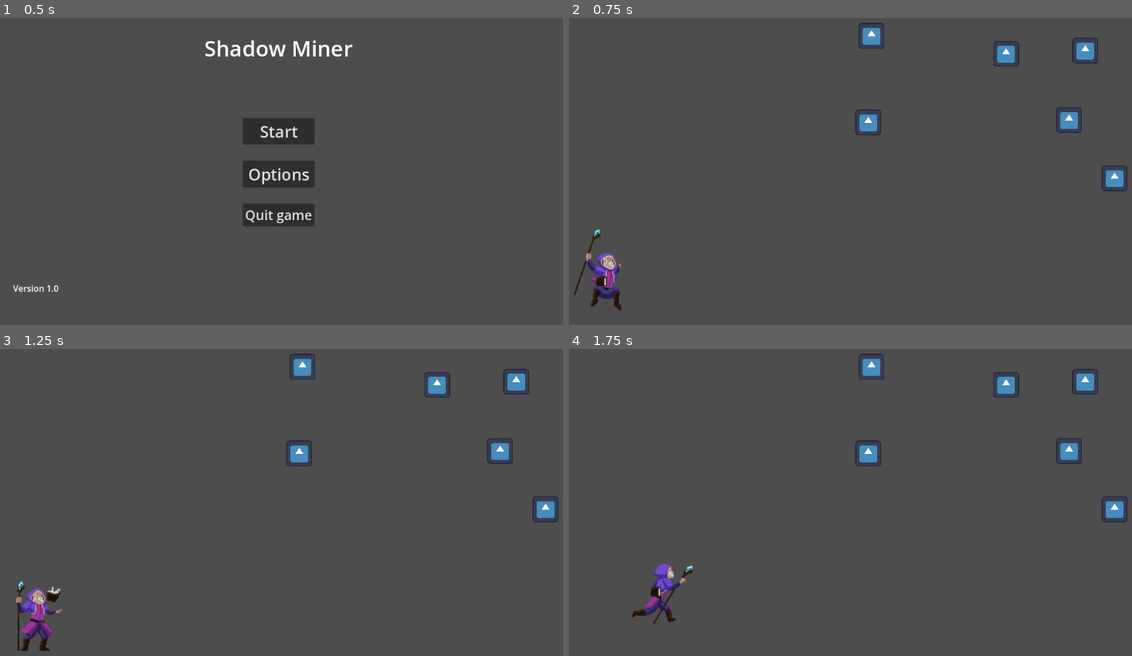
Above: before the commit, frames 1-4 (two rows, left to right).
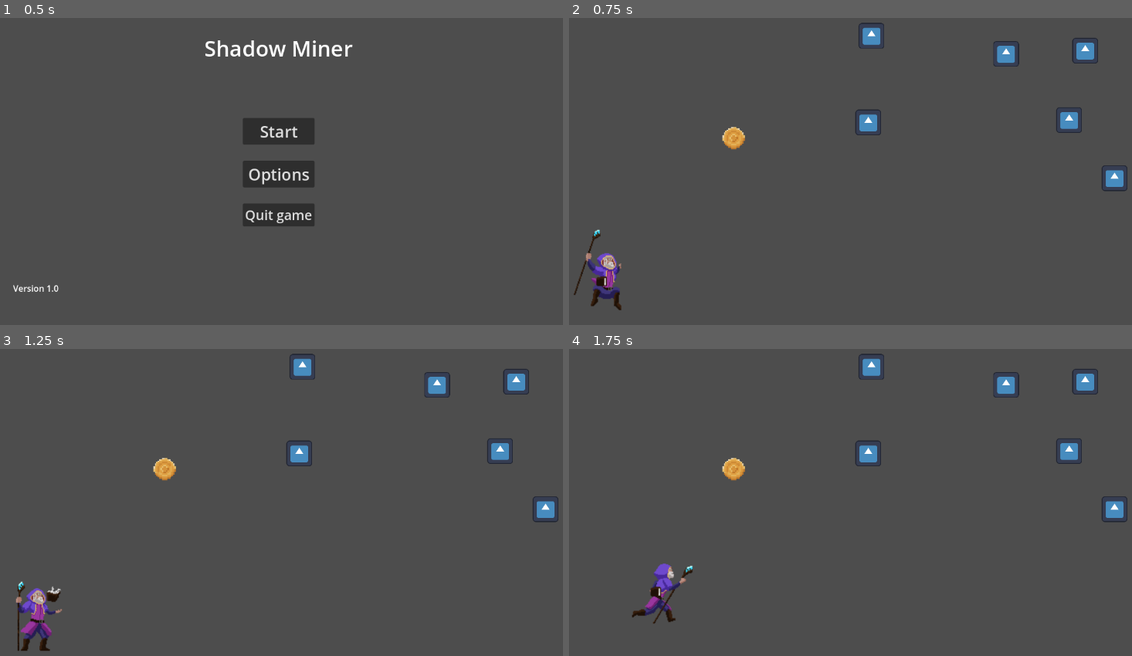
Above: after the commit, the same moments.

Repository: Aditya-1301/ShadowMiner
Game: Godot game, scene res://scenes/main_menu.tscn
Same seed, same stepped clock (60 frames per second), same inputs: the game is played once before the commit and once after it. The engine's default icon, where the game draws it, is replaced by a stand-in: a white triangle on a blue panel in a dark square.
Inputs (mouse positions are in pixels of both pictures, inside the frame that each line leads up to):
- Up to frame 1 (0.5 s): no input
- Up to frame 2 (0.75 s): click "Start" at 0.5 s
- Up to frame 3 (1.25 s): no input
- Up to frame 4 (1.75 s): tap Enter (aim_set) at 1.25, 1.35 s; move the mouse to (979, 477) at 1.27 s; hold Right (ui_right) from 1.28 s (still down); tap Space (jump) at 1.52 s

Frame 1 is identical in both runs. In frame 2, 0.2% of the frame differs, in the area x 27-32%, y 35-43%; in frame 3, 0.2%; in frame 4, 0.2%.

Commit message:
Add first time
Needs one last thing. Teleport the item randomly to another location in vicinity (resuing scenes rn!!)

Diff:
--- /dev/null
+++ b/scenes/coin.tscn
@@ -0,0 +1,32 @@
+[gd_scene load_steps=5 format=3 uid="uid://dkd8vb1lkvea6"]
+
+[ext_resource type="Script" path="res://scripts/Coin.gd" id="1_ilwqp"]
+[ext_resource type="Texture2D" uid="uid://ba1xwehl4v7jp" path="res://assets/Items/RPGIcons.png" id="2_030sr"]
+
+[sub_resource type="CircleShape2D" id="CircleShape2D_0ttj7"]
+radius = 27.2947
+
+[sub_resource type="CircleShape2D" id="CircleShape2D_dq1w1"]
+radius = 35.0143
+
+[node name="Coin" type="RigidBody2D"]
+collision_layer = 8
+collision_mask = 8
+can_sleep = false
+linear_damp = 5.0
+script = ExtResource("1_ilwqp")
+
+[node name="CollisionShape2D" type="CollisionShape2D" parent="."]
+shape = SubResource("CircleShape2D_0ttj7")
+
+[node name="Image" type="Sprite2D" parent="."]
+scale = Vector2(0.35, 0.35)
+texture = ExtResource("2_030sr")
+
+[node name="pickable_area" type="Area2D" parent="."]
+
+[node name="CollisionShape2D" type="CollisionShape2D" parent="pickable_area"]
+shape = SubResource("CircleShape2D_dq1w1")
+
+[node name="reappear_time" type="Timer" parent="."]
+wait_time = 10.0
--- a/scenes/stage0.tscn
+++ b/scenes/stage0.tscn
@@ -1,7 +1,8 @@
-[gd_scene load_steps=6 format=3 uid="uid://c6ncnlf15l8g3"]
+[gd_scene load_steps=7 format=3 uid="uid://c6ncnlf15l8g3"]
 
 [ext_resource type="Script" path="res://scripts/stage0.gd" id="1_8cmhc"]
 [ext_resource type="PackedScene" uid="uid://dsottsavymv0e" path="res://scenes/player.tscn" id="1_ulxur"]
+[ext_resource type="PackedScene" uid="uid://dkd8vb1lkvea6" path="res://scenes/coin.tscn" id="3_8t2yj"]
 [ext_resource type="PackedScene" uid="uid://bh0jnoo8dxubg" path="res://scenes/item.tscn" id="3_yfli6"]
 [ext_resource type="AudioStream" uid="uid://kcptfvybwinc" path="res://sound/Music/730344__freaklord__dark-room.ogg" id="4_vth2o"]
 
@@ -26,6 +27,9 @@
 zoom = Vector2(0.75, 0.75)
 
 [node name="Items" type="Node" parent="."]
+
+[node name="Coin" parent="Items" instance=ExtResource("3_8t2yj")]
+position = Vector2(44, 62)
 
 [node name="Item3" parent="Items" instance=ExtResource("3_yfli6")]
 position = Vector2(879, 17)
--- /dev/null
+++ b/scripts/Coin.gd
@@ -0,0 +1,51 @@
+extends RigidBody2D
+
+
+var value = randi_range(50, 100)
+var player_in_area = false
+@onready var pickable_area = $pickable_area
+@onready var reappear_time = $reappear_time
+
+signal coin_collected
+
+# Called when the node enters the scene tree for the first time.
+func _ready():
+	gravity_scale = 0
+	pickable_area.body_entered.connect(on_body_entered)
+	pickable_area.body_exited.connect(on_body_exited)
+	reappear_time.connect("timeout", on_reappear_timeout)
+
+
+# Called every frame. 'delta' is the elapsed time since the previous frame.
+func _process(_delta):
+	if player_in_area:
+		print("hide")
+		hide_and_collect_coin()
+
+
+func hide_and_collect_coin():
+	hide()
+	# Turn off collsion with player (make player unable to scan this obejct)
+	set_collision_mask_value(4, false)
+
+	# Use coin_collected signal to get the value of the coin!
+	coin_collected.emit(value)
+
+	# Teleport to random location (in vicinity)
+	# TBD
+
+	# Start time until to reappera
+	reappear_time.start()
+
+func on_body_entered(body: Node2D) -> void:
+	if body.name == str("Player"):
+		player_in_area = true
+
+func on_body_exited(body: Node2D) -> void:
+	if body.name == str("Player"):
+		player_in_area = false
+
+func on_reappear_timeout() -> void:
+	# Change value to random value
+	value = randi_range(50, 100)
+	show()
Binary file added: assets/Items/RPGIcons.png
Not shown, added: assets/Items/RPGIcons.png.import
